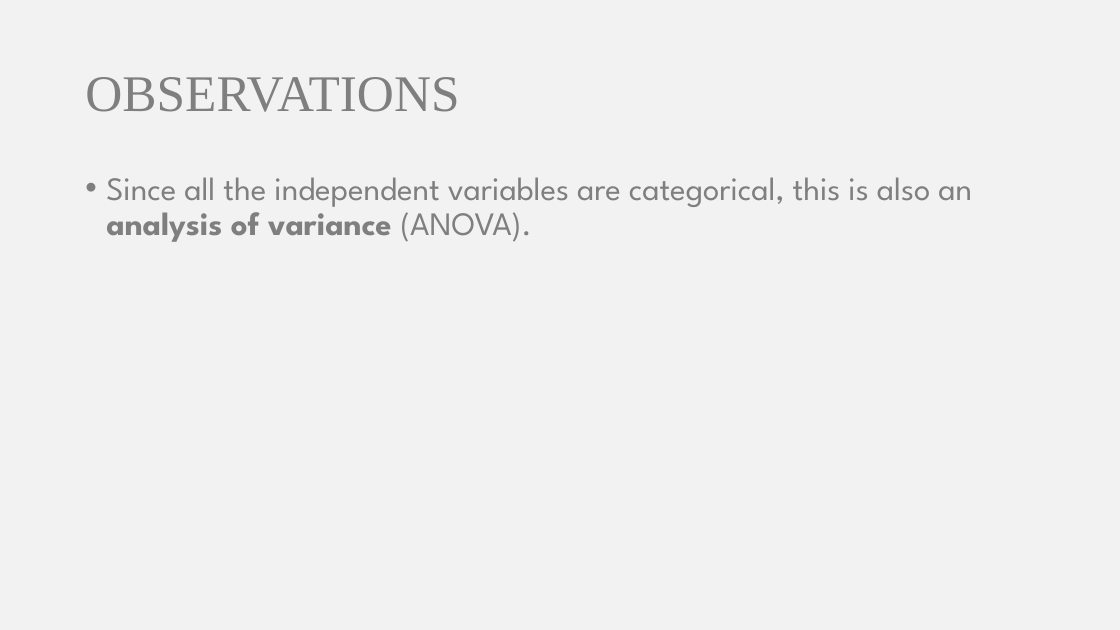
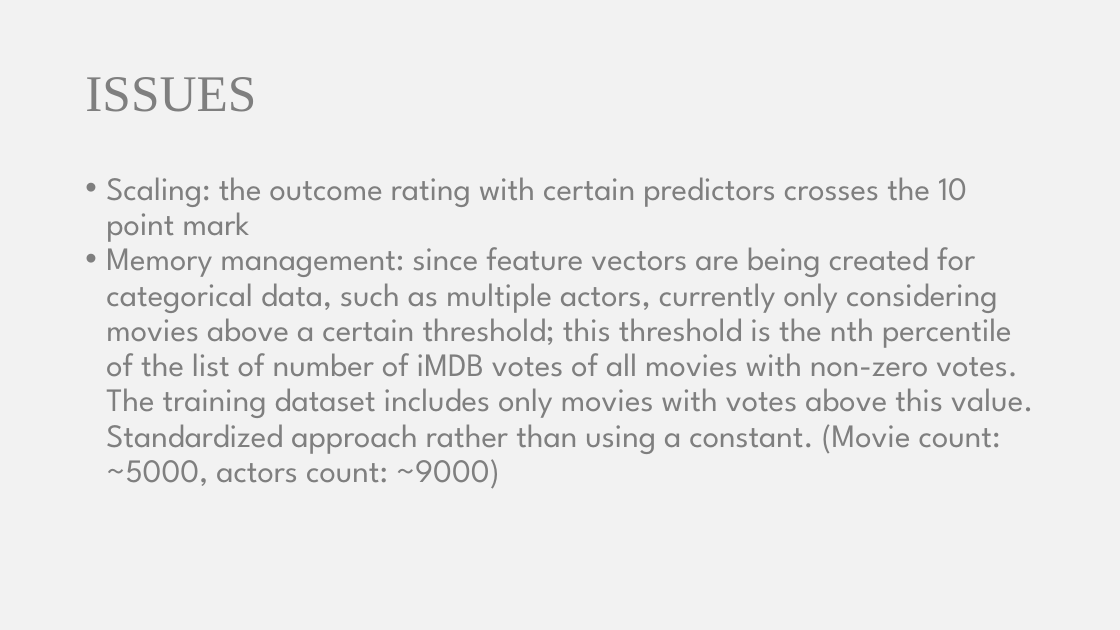
Before and after one commit to somyamohanty/Data_Dawgs, a slide deck: slide 9 of presentations/Presentation 2.pptx (slide 7 before the commit). Drawn at 1120x630 pixels with LibreOffice and Linux fonts; fonts in the diff are those of the drawing. Boxes give left, top, right and bottom in pixels: in the first picture for what was removed or moved away, otherwise in the second. Text is boxed around its words. In the diff, an @@ line names an element or a change of style, - is before the commit and + after.

```diff
--- a/presentations/Presentation 2.pptx
+++ b/presentations/Presentation 2.pptx
@@ title at (x1=85, y1=77, x2=256, y2=112): text changed @@
-OBSERVATIONS
+ISSUES
@@ text at (x1=106, y1=177, x2=1033, y2=489): text changed @@
-• Since all the independent variables are categorical, this is also an analysis of variance (ANOVA).
+• Scaling: the outcome rating with certain predictors crosses the 10 point mark
+• Memory management: since feature vectors are being created for categorical data, such as multiple actors, currently only considering movies above a certain threshold; this threshold is the nth percentile of the list of number of iMDB votes of all movies with non-zero votes. The training dataset includes only movies with votes above this value. Standardized approach rather than using a constant. (Movie count: ~5000, actors count: ~9000)
```
Also in this commit, not shown: 1 other slide changed, 2 slides added, 1 other file.
